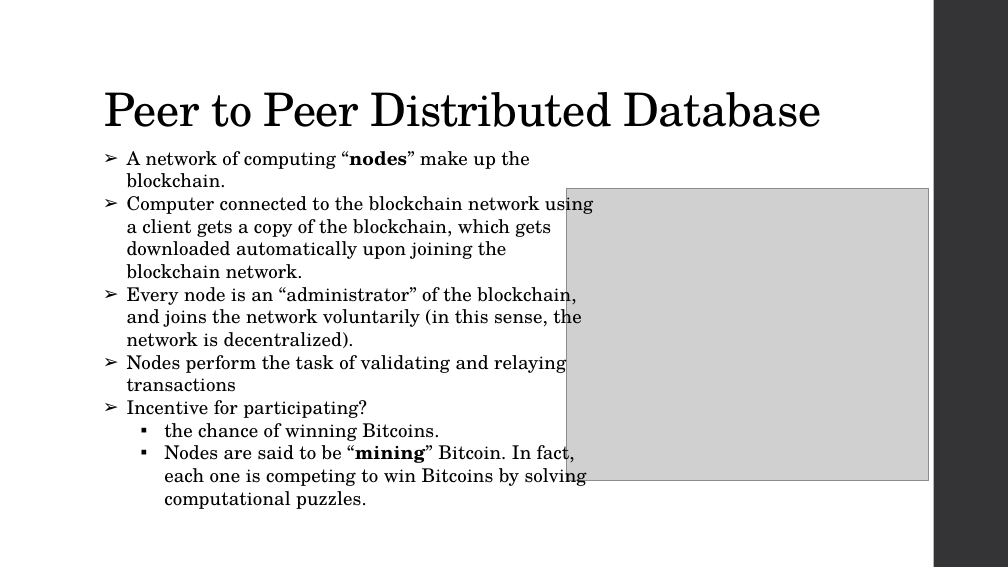
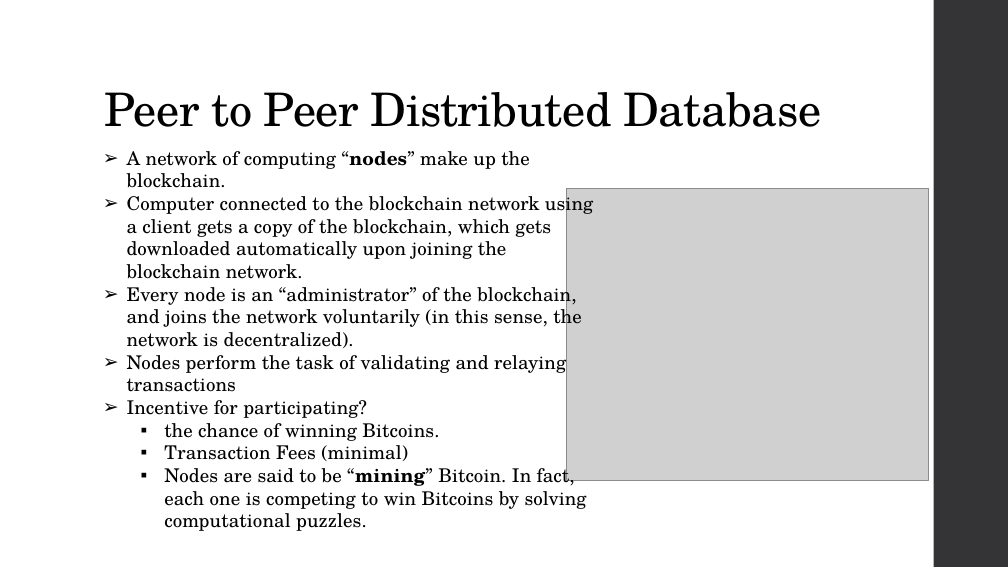
Before and after one commit to niravaga/CS-6650-BSDS-Assignment-3, a slide deck: slide 12 of BlockChain/BlockChain.pptx (slide 11 before the commit). Drawn at 1008x567 pixels with LibreOffice and Linux fonts; fonts in the diff are those of the drawing; grey boxes stand for pictures. Boxes give left, top, right and bottom in pixels: in the first picture for what was removed or moved away, otherwise in the second. Text is boxed around its words. In the diff, an @@ line names an element or a change of style, - is before the commit and + after.

```diff
--- a/BlockChain/BlockChain.pptx
+++ b/BlockChain/BlockChain.pptx
@@ text at [164, 440, 408, 461]: paragraph added @@
+  ▪ Transaction Fees (minimal)
```
Also in this commit, not shown: 2 other slides changed, 1 slide added.
